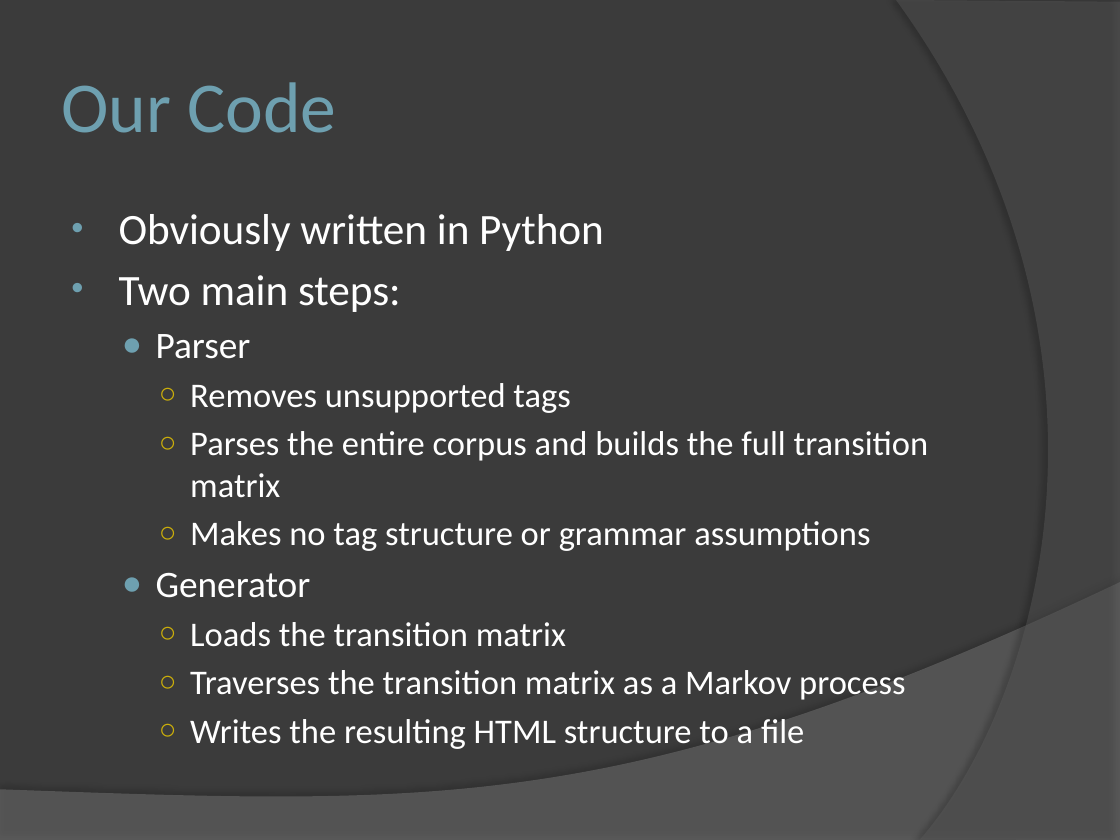
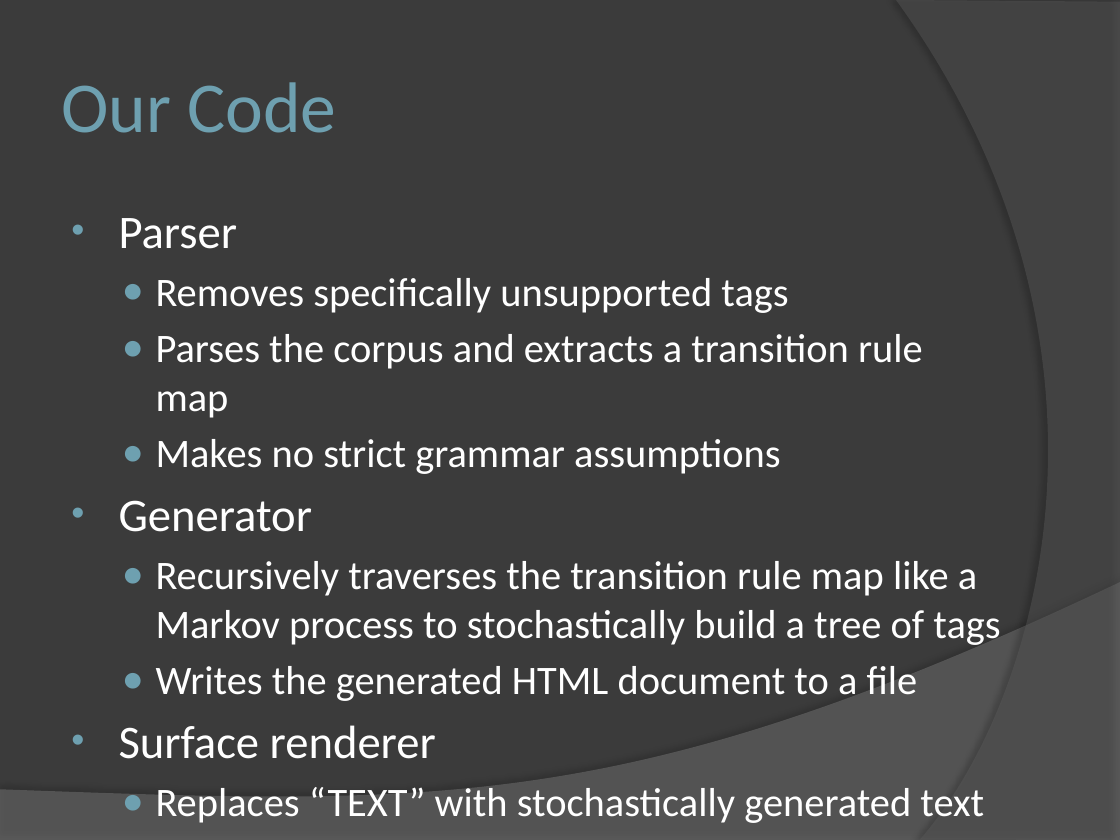
Before and after one commit to s1n/smlp-generator, a slide deck: slide 8 of docs/Machine Language Generation.pptx. Drawn at 1120x840 pixels with LibreOffice and Linux fonts; fonts in the diff are those of the drawing. Boxes give left, top, right and bottom in pixels: in the first picture for what was removed or moved away, otherwise in the second. Text is boxed around its words. In the diff, an @@ line names an element or a change of style, - is before the commit and + after.

```diff
--- a/docs/Machine Language Generation.pptx
+++ b/docs/Machine Language Generation.pptx
@@ text at [119, 214, 604, 312]: paragraphs removed @@
-• Obviously written in Python
-• Two main steps:
@@ text at [119, 218, 313, 532]: size 24.1 to 30 pt in "Parser", "Generator"; bullet ● to •; list level 2 to 1 in "Parser"; list level 2 to 1 in "Generator" @@
@@ text at [156, 278, 923, 474]: text changed; size 22.2 to 26 pt @@
-    ○ Removes unsupported tags
-    ○ Parses the entire corpus and builds the full transition matrix
-    ○ Makes no tag structure or grammar assumptions
+  ● Removes specifically unsupported tags
+  ● Parses the corpus and extracts a transition rule map
+  ● Makes no strict grammar assumptions
@@ text at [119, 561, 1000, 823]: text changed; size 22.2 to 26 pt @@
-    ○ Loads the transition matrix
-    ○ Traverses the transition matrix as a Markov process
-    ○ Writes the resulting HTML structure to a file
+  ● Recursively traverses the transition rule map like a Markov process to stochastically build a tree of tags
+  ● Writes the generated HTML document to a file
+• Surface renderer
+  ● Replaces “TEXT” with stochastically generated text
+  ● Rewrites file name attributes for links and images
```
Also in this commit, not shown: 4 other slides changed, 10 other files.
